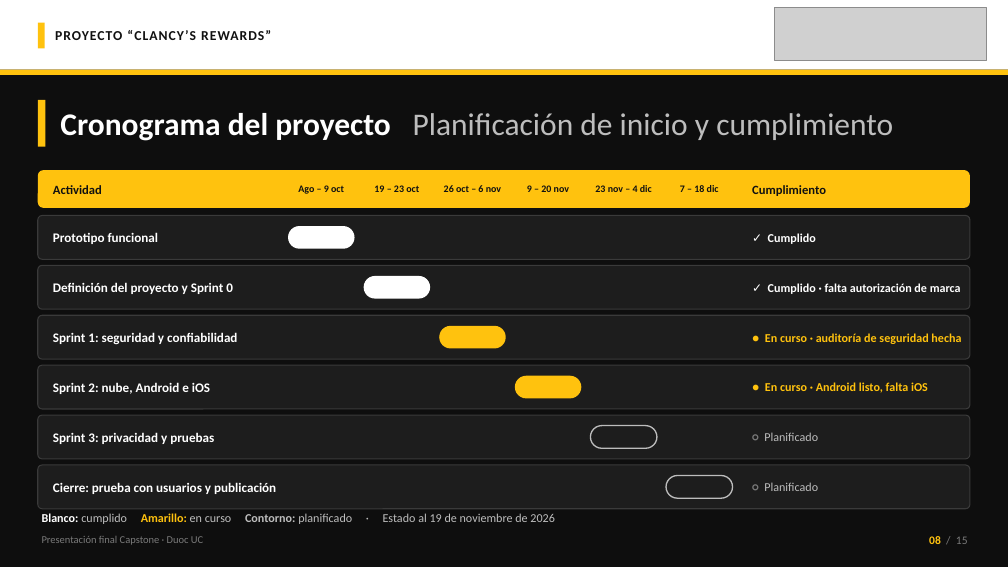
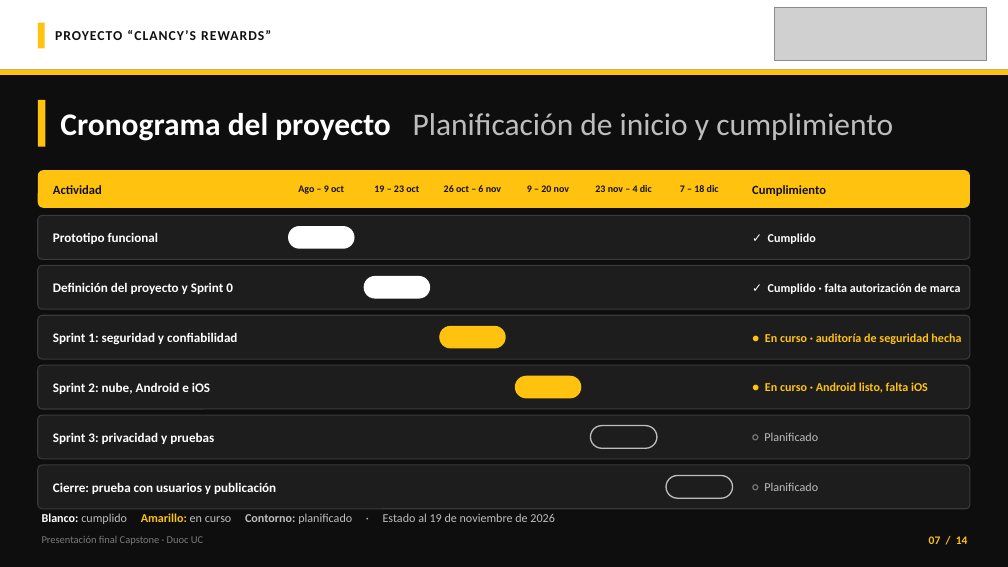
Before and after one commit to 44ndy/clancys-rewards, a slide deck: slide 7 of Fase 3/Evidencias Grupales/Presentación Final del proyecto (Español).pptx (slide 8 before the commit). Drawn at 1008x567 pixels with LibreOffice and Linux fonts; fonts in the diff are those of the drawing; grey boxes stand for pictures. Boxes give left, top, right and bottom in pixels: in the first picture for what was removed or moved away, otherwise in the second. Text is boxed around its words. In the diff, an @@ line names an element or a change of style, - is before the commit and + after.

```diff
--- a/Fase 3/Evidencias Grupales/Presentación Final del proyecto (Español).pptx
+++ b/Fase 3/Evidencias Grupales/Presentación Final del proyecto (Español).pptx
@@ text at (929, 536, 968, 544): text changed; text colour #7A7A7A to #FFC20E; bold on @@
-08 / 15
+07 / 14
```
Also in this commit, not shown: 11 other slides changed, 1 slide removed, 1 other file.
